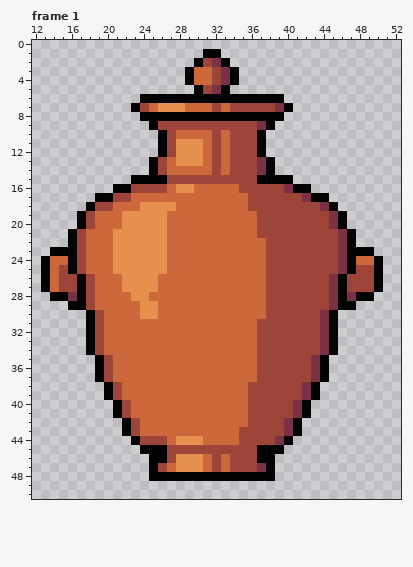
Two states of a pixel-art file, graphics/large_vase.aseprite. Above, as it was before the edit.
64x64 pixels, 5 frames. Shown: frame 1: x 12..52, y 0..50.
After:
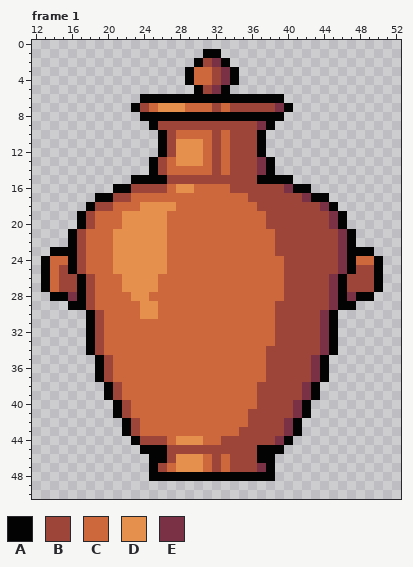
Palette (. is transparent): A #030303  B #9e4539  C #cd683d  D #e6904e  E #7a3045
Changes in this commit:
--- frame 1
@@ x 32..41 @@
 15 BBBBBAAAA.
-16 CCCBBBBBEA
+16 CCBBBBBBEA
 17 CCCCBBBBBB
-18 CCCCBBBBBB
-19 CCCCCBBBBB
-20 CCCCCBBBBB
-21 CCCCCBBBBB
-22 CCCCCCBBBB
-23 CCCCCCBBBB
-24 CCCCCCBBBB
-25 CCCCCCBBBB
-26 CCCCCCBBBB
-27 CCCCCCBBBB
-28 CCCCCCBBBB
-29 CCCCCCBBBB
-30 CCCCCCBBBB
-31 CCCCCBBBBB
-32 CCCCCBBBBB
-33 CCCCCBBBBB
-34 CCCCCBBBBB
-35 CCCCCBBBBB
-36 CCCCCBBBBB
-37 CCCCCBBBBB
-38 CCCCBBBBBB
-39 CCCCBBBBBB
-40 CCCCBBBBBE
+18 CCCCCBBBBB
+19 CCCCCCBBBB
+20 CCCCCCBBBB
+21 CCCCCCCBBB
+22 CCCCCCCBBB
+23 CCCCCCCBBB
+24 CCCCCCCCBB
+25 CCCCCCCCBB
+26 CCCCCCCCBB
+27 CCCCCCCCBB
+28 CCCCCCCCBB
+29 CCCCCCCBBB
+30 CCCCCCCBBB
+31 CCCCCCCBBB
+32 CCCCCCCBBB
+33 CCCCCCCBBB
+34 CCCCCCBBBB
+35 CCCCCCBBBB
+36 CCCCCCBBBB
+37 CCCCCCBBBB
+38 CCCCCBBBBB
+39 CCCCCBBBBB
+40 CCCCCBBBBE
 41 CCCCBBBBBE
@@ x 31..36 @@
 43 CCCCBB
-44 CCCCBB
+44 CCBBBB
 45 BBBBBB
Boxes around the changes in both pictures, in picture pixels (x1, y1, x2, y2):
changed: (221, 184, 284, 445)
